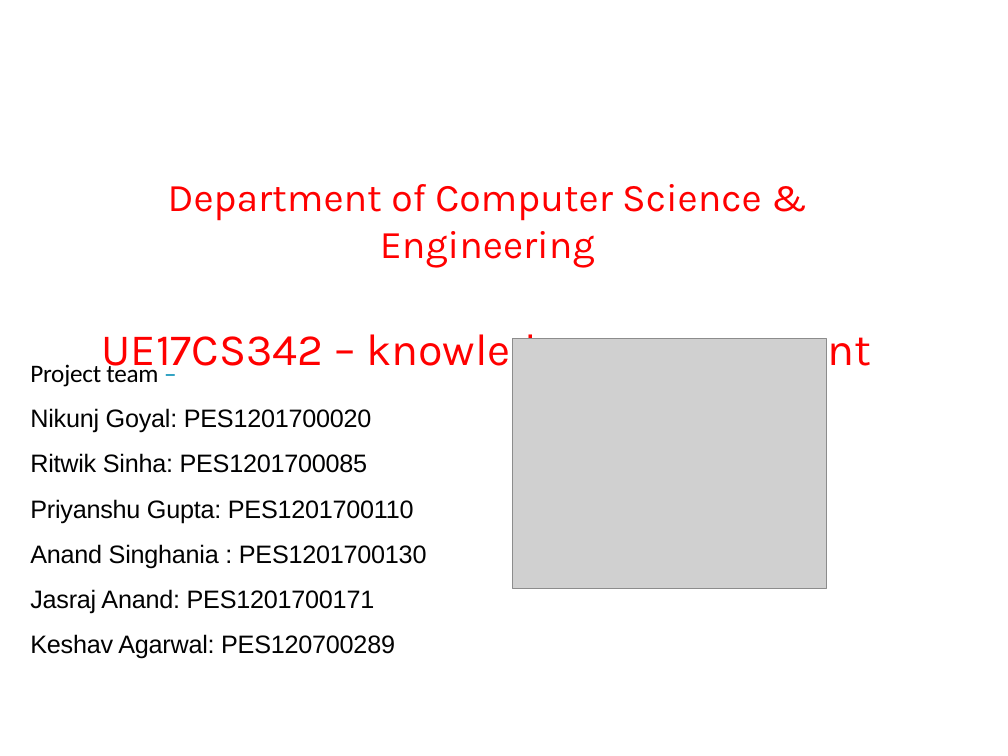
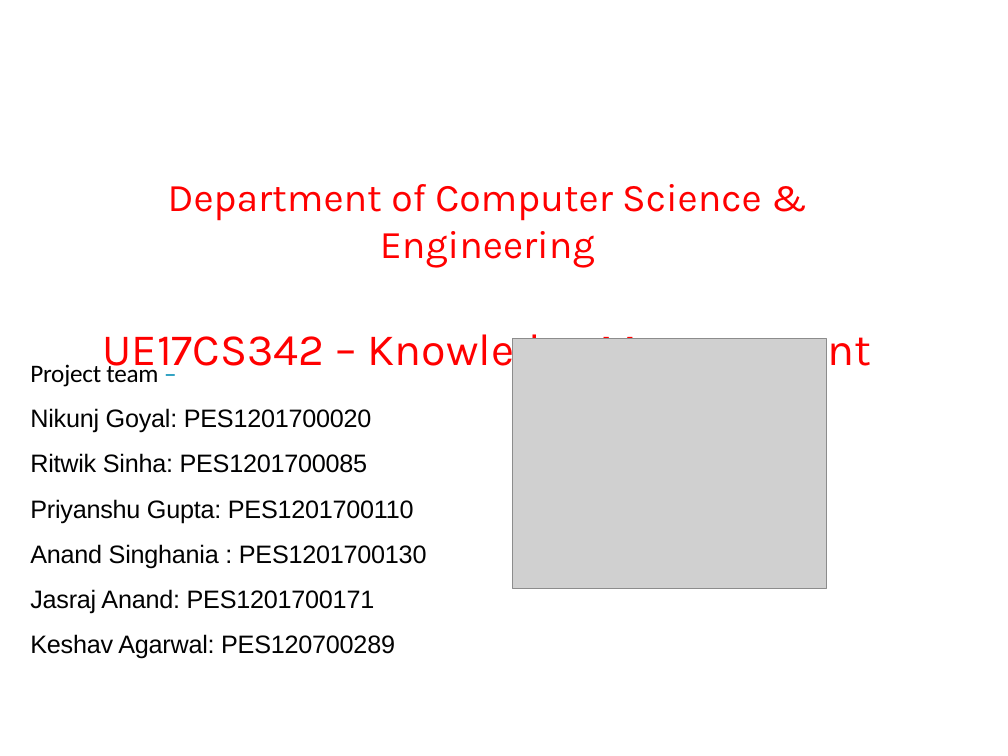
Before and after one commit to asinghania71/KM_PROJECT, a slide deck: slide 1 of kmppt.pptx. Drawn at 1008x756 pixels with LibreOffice and Linux fonts; fonts in the diff are those of the drawing; grey boxes stand for pictures; background and template pictures are left out. Boxes give left, top, right and bottom in pixels: in the first picture for what was removed or moved away, otherwise in the second. Text is boxed around its words. In the diff, an @@ line names an element or a change of style, - is before the commit and + after.

```diff
--- a/kmppt.pptx
+++ b/kmppt.pptx
@@ text at [103,324,871,376]: text changed @@
-UE17CS342 – knowledge management
+UE17CS342 – Knowledge Management
```
Also in this commit, not shown: 11 other slides changed, 7 slides added, 1 other file.
